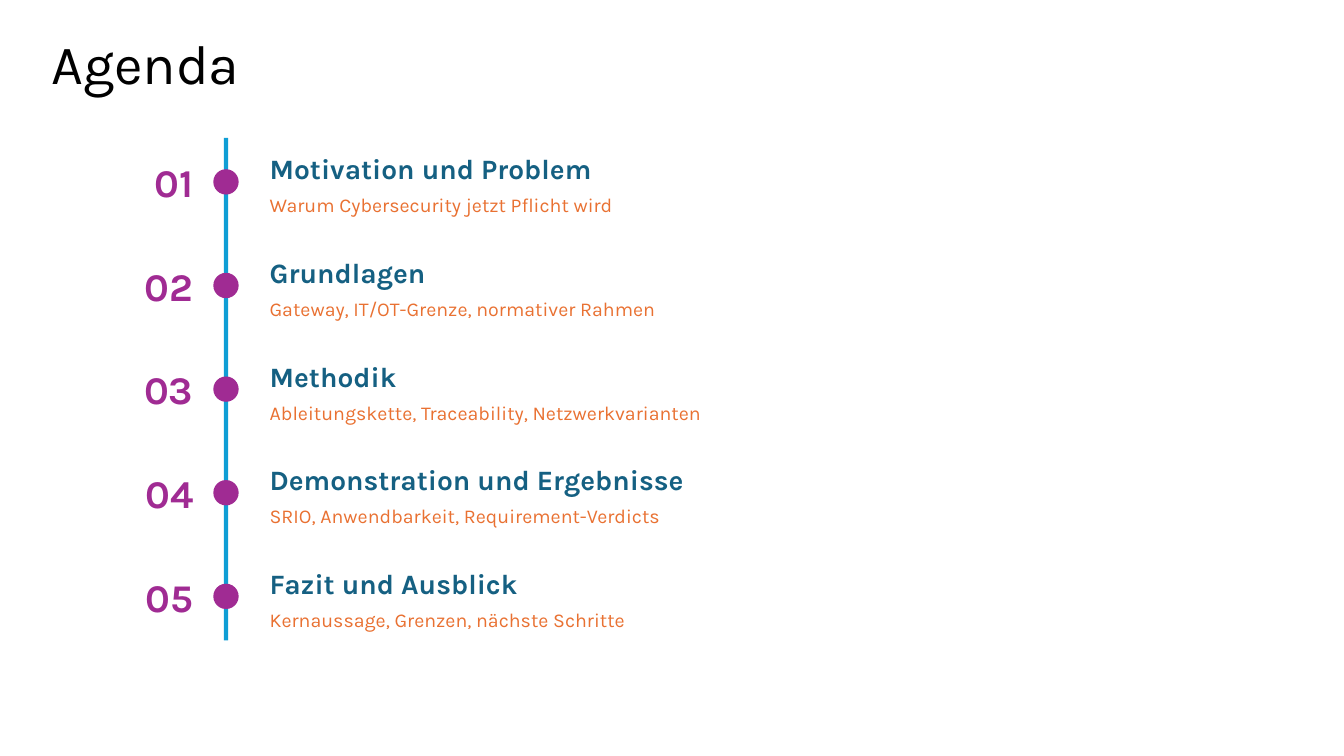
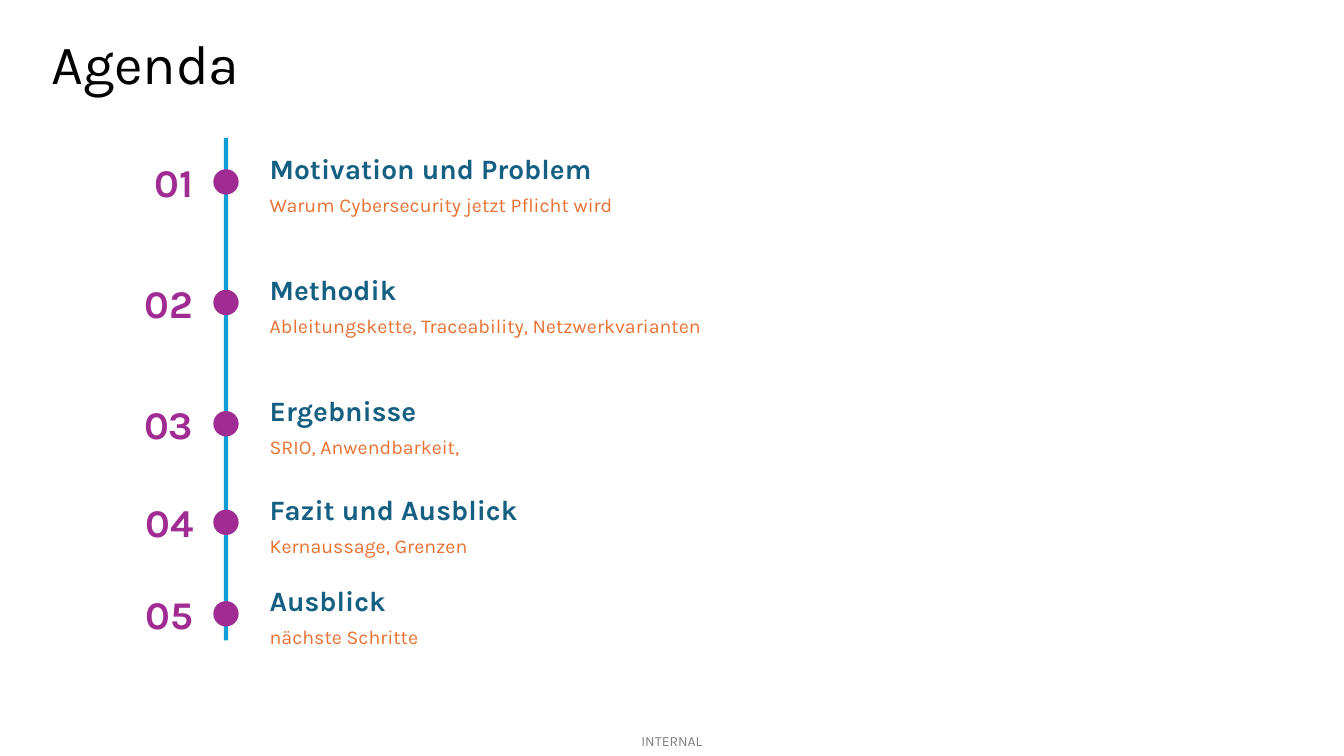
Before and after one commit to nathalienr/Bachelorarbeit, a slide deck: slide 1 of Folien.pptx. Drawn at 1344x756 pixels with LibreOffice and Linux fonts; fonts in the diff are those of the drawing. Boxes give left, top, right and bottom in pixels: in the first picture for what was removed or moved away, otherwise in the second. Text is boxed around its words. In the diff, an @@ line names an element or a change of style, - is before the commit and + after.

```diff
--- a/Folien.pptx
+++ b/Folien.pptx
@@ text "02": place and size @@
-text "02" at [145,275,193,302]
+text "02" at [145,292,193,319]
@@ text removed at [270,263,426,290] @@
-Grundlagen
@@ 2 texts, 1 ellipse: place and size @@
-2 texts, 1 ellipse at [214,367,701,425]
+2 texts, 1 ellipse at [214,280,701,338]
@@ text removed at [270,301,655,321] @@
-Gateway, IT/OT-Grenze, normativer Rahmen
@@ text "03": place and size @@
-text "03" at [144,378,193,405]
+text "03" at [144,413,193,440]
@@ ellipse: place and size @@
-ellipse at [214,480,239,505]
+ellipse at [214,411,239,437]
@@ text at [270,401,417,428]: text changed @@
-Demonstration und Ergebnisse
+Ergebnisse
@@ text at [270,440,459,456]: text changed @@
-SRIO, Anwendbarkeit, Requirement-Verdicts
+SRIO, Anwendbarkeit,
@@ text "04": place and size @@
-text "04" at [145,482,193,509]
+text "04" at [145,511,193,538]
@@ text "Fazit und Ausblick": place and size @@
-text "Fazit und Ausblick" at [270,574,517,595]
+text "Fazit und Ausblick" at [270,500,517,521]
@@ ellipse: place and size @@
-ellipse at [214,584,239,609]
+ellipse at [214,510,239,535]
@@ text at [270,540,468,558]: text changed @@
-Kernaussage, Grenzen, nächste Schritte
+Kernaussage, Grenzen
@@ text "05": place and size @@
-text "05" at [146,586,194,613]
+text "05" at [146,603,194,630]
@@ text added at [270,591,386,612], 20 pt, text #156082, bold @@
+Ausblick
@@ ellipse: place and size @@
-ellipse at [214,273,239,298]
+ellipse at [214,601,239,626]
@@ text added at [270,630,419,645], 14 pt, text #E97132 @@
+nächste Schritte
@@ text added at [641,737,702,746], 10 pt, text #000000 at 50% opacity @@
+INTERNAL
```
Also in this commit, not shown: 9 other slides changed, 3 slides removed, 4 other files.
